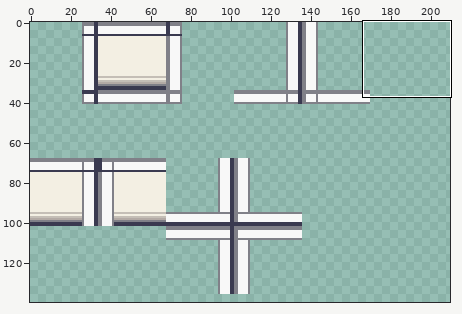
Edited in one commit: sprite sheet (tiles/Walls.png). Above, an overview of the earlier version with the close-up marked.
Close-up. The starting point:
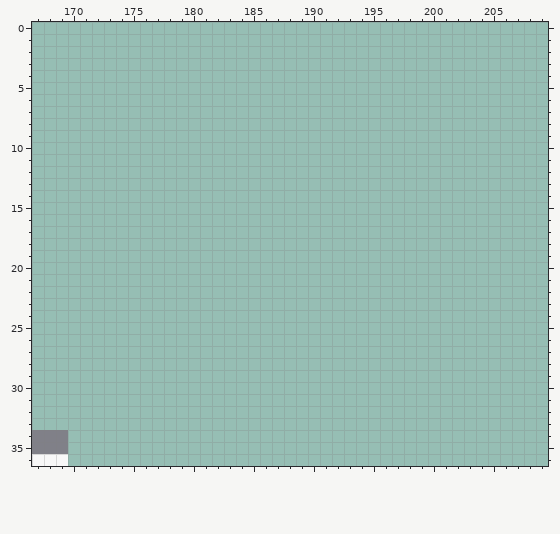
The file is 544x544 pixels. Shown: x 167..209, y 0..36. The wide view leaves out empty margins.
Once edited:
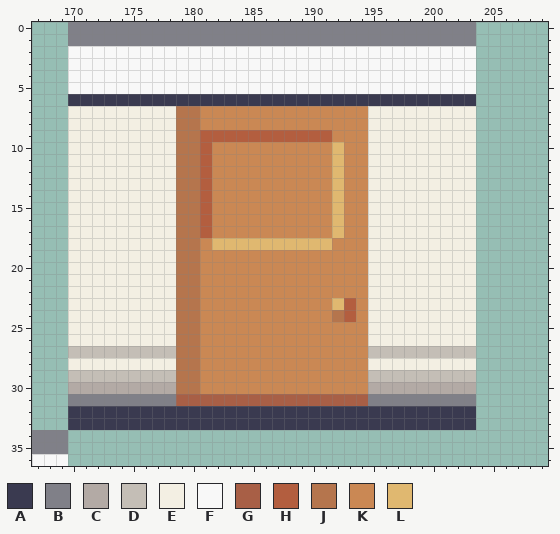
Palette (. is transparent): A #3a3a50  B #808088  C #b3aaa5  D #c4beb6  E #f3efe3  F #f8f8f8  G #a85f46  H #b35e3f  J #b5754d  K #ca8854  L #e0b870
What changed:
@@ x 167..209 @@
- 0 ...........................................
- 1 ...........................................
- 2 ...........................................
- 3 ...........................................
- 4 ...........................................
- 5 ...........................................
- 6 ...........................................
- 7 ...........................................
- 8 ...........................................
- 9 ...........................................
-10 ...........................................
-11 ...........................................
-12 ...........................................
-13 ...........................................
-14 ...........................................
-15 ...........................................
-16 ...........................................
-17 ...........................................
-18 ...........................................
-19 ...........................................
-20 ...........................................
-21 ...........................................
-22 ...........................................
-23 ...........................................
-24 ...........................................
-25 ...........................................
-26 ...........................................
-27 ...........................................
-28 ...........................................
-29 ...........................................
-30 ...........................................
-31 ...........................................
-32 ...........................................
-33 ...........................................
+ 0 ...BBBBBBBBBBBBBBBBBBBBBBBBBBBBBBBBBB......
+ 1 ...BBBBBBBBBBBBBBBBBBBBBBBBBBBBBBBBBB......
+ 2 ...FFFFFFFFFFFFFFFFFFFFFFFFFFFFFFFFFF......
+ 3 ...FFFFFFFFFFFFFFFFFFFFFFFFFFFFFFFFFF......
+ 4 ...FFFFFFFFFFFFFFFFFFFFFFFFFFFFFFFFFF......
+ 5 ...FFFFFFFFFFFFFFFFFFFFFFFFFFFFFFFFFF......
+ 6 ...AAAAAAAAAAAAAAAAAAAAAAAAAAAAAAAAAA......
+ 7 ...EEEEEEEEEJJKKKKKKKKKKKKKKEEEEEEEEE......
+ 8 ...EEEEEEEEEJJKKKKKKKKKKKKKKEEEEEEEEE......
+ 9 ...EEEEEEEEEJJHHHHHHHHHHHKKKEEEEEEEEE......
+10 ...EEEEEEEEEJJHKKKKKKKKKKLKKEEEEEEEEE......
+11 ...EEEEEEEEEJJHKKKKKKKKKKLKKEEEEEEEEE......
+12 ...EEEEEEEEEJJHKKKKKKKKKKLKKEEEEEEEEE......
+13 ...EEEEEEEEEJJHKKKKKKKKKKLKKEEEEEEEEE......
+14 ...EEEEEEEEEJJHKKKKKKKKKKLKKEEEEEEEEE......
+15 ...EEEEEEEEEJJHKKKKKKKKKKLKKEEEEEEEEE......
+16 ...EEEEEEEEEJJHKKKKKKKKKKLKKEEEEEEEEE......
+17 ...EEEEEEEEEJJHKKKKKKKKKKLKKEEEEEEEEE......
+18 ...EEEEEEEEEJJKLLLLLLLLLLKKKEEEEEEEEE......
+19 ...EEEEEEEEEJJKKKKKKKKKKKKKKEEEEEEEEE......
+20 ...EEEEEEEEEJJKKKKKKKKKKKKKKEEEEEEEEE......
+21 ...EEEEEEEEEJJKKKKKKKKKKKKKKEEEEEEEEE......
+22 ...EEEEEEEEEJJKKKKKKKKKKKKKKEEEEEEEEE......
+23 ...EEEEEEEEEJJKKKKKKKKKKKLHKEEEEEEEEE......
+24 ...EEEEEEEEEJJKKKKKKKKKKKJHKEEEEEEEEE......
+25 ...EEEEEEEEEJJKKKKKKKKKKKKKKEEEEEEEEE......
+26 ...EEEEEEEEEJJKKKKKKKKKKKKKKEEEEEEEEE......
+27 ...DDDDDDDDDJJKKKKKKKKKKKKKKDDDDDDDDD......
+28 ...EEEEEEEEEJJKKKKKKKKKKKKKKEEEEEEEEE......
+29 ...DDDDDDDDDJJKKKKKKKKKKKKKKDDDDDDDDD......
+30 ...CCCCCCCCCJJKKKKKKKKKKKKKKCCCCCCCCC......
+31 ...BBBBBBBBBGGGGGGGGGGGGGGGGBBBBBBBBB......
+32 ...AAAAAAAAAAAAAAAAAAAAAAAAAAAAAAAAAA......
+33 ...AAAAAAAAAAAAAAAAAAAAAAAAAAAAAAAAAA......
 34 BBB........................................
Changed places in both close-ups, as pixel boxes (x1, y1, x2, y2):
added: (68, 22, 476, 430)
